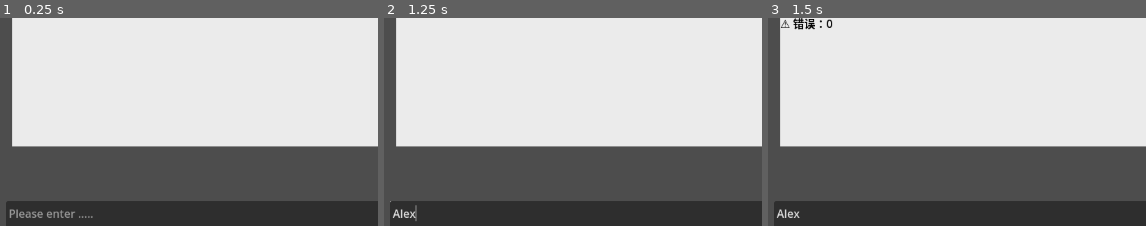
Above: before the commit, frames 1-3 (left to right).
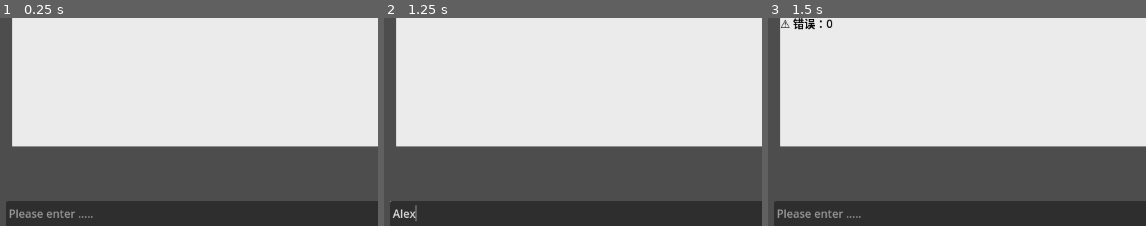
Above: after the commit, the same moments.

Repository: LOJINKAI/fyp-test
Game: Godot game, scene res://scene/ai_chat.tscn
The game is run twice, just before and just after one commit, with the same random seed, the same clock (stepped at 60 frames per second) and the same inputs.
Inputs (mouse positions are % of the whole screen's width and height, from its top left):
- Up to frame 1 (0.25 s): no input
- Up to frame 2 (1.25 s): click (50, 69) at 0.52 s; type "Alex" at 0.6 s
- Up to frame 3 (1.5 s): click "Send" at 1.25 s
The pictures show only the part of the screen within x 0-50%, y 2-52%; the shares and areas given below are measured in that part.

Frames 1-2 are identical in both runs. In frame 3, 0.4% of the frame differs, in the area x 2-25%, y 91-97%.

Commit message:
gemini 可连接对话 mobile

Diff:
--- a/scene/ai_chat.gd
+++ b/scene/ai_chat.gd
@@ -5,13 +5,17 @@
 @onready var send_button := $"Button"   # 发送按钮
 
 var http := HTTPRequest.new()
-var ai_full_response := ""      # 存放AI完整回答
-var ai_current_index := 0       # 当前显示到第几个字符
-var typing_speed := 0.03        # 打字速度（秒/字）
-var typing_timer: Timer         # ✅ 指定类型为 Timer
+var ai_full_response := ""
+var ai_current_index := 0
+var typing_speed := 0.03
+var typing_timer: Timer
+
+# ✅ 维持整段对话历史
+var chat_history := []
 
 # ✅ Gemini API Key
 var API_KEY := "AIzaSyDq9O8nqRYwN64S6MALo3TsxTGVnan6jec"
+
 
 func _ready():
 	add_child(http)
@@ -23,29 +27,43 @@
 	typing_timer.connect("timeout", Callable(self, "_on_typing_timer_timeout"))
 	add_child(typing_timer)
 
+
 func _process(delta):
 	if Input.is_action_just_pressed("ui_accept"):
 		_on_button_pressed()
+
 
 func _on_button_pressed():
 	var user_text = input_box.text.strip_edges()
 	if user_text == "":
 		return
 
+	# ✨ 玩家发送内容加入历史
+	chat_history.append({"role": "user", "text": user_text})
+	print(chat_history)
+
+	# ✨ 限制历史长度（避免 token 爆炸）
+	if chat_history.size() > 10:
+		chat_history.pop_front()
+
 	output_box.text = "🤖 AI 正在思考中..."
-	send_message(user_text)
+	send_message()
 
-func send_message(user_text: String):
-	# ✅ Gemini endpoint（目前固定使用 gemini-pro 模型）
-	var url = "https://generativelanguage.googleapis.com/v1beta/models/gemini-2.5-flash:generateContent?key=" + API_KEY
+	input_box.text = ""   # 清空输入框
 
-	# ✅ Gemini API 需要的 body 格式
+
+func send_message():
+	var url = "https://generativelanguage.googleapis.com/v1beta/models/gemini-2.5-flash-lite:generateContent?key=" + API_KEY
+
+	# ✨ 重新格式化为 Gemini 所需结构
+	var parts_array = []
+	for msg in chat_history:
+		parts_array.append({"text": msg["text"]})
+
 	var body = {
 		"contents": [
 			{
-				"parts": [
-					{"text": user_text}
-				]
+				"parts": parts_array
 			}
 		]
 	}
@@ -56,6 +74,7 @@
 
 	http.request(url, headers, HTTPClient.METHOD_POST, JSON.stringify(body))
 
+
 func _on_request_completed(result, response_code, headers, body):
 	if response_code != 200:
 		output_box.text = "⚠️ 错误：" + str(response_code)
@@ -65,13 +84,22 @@
 	var body_text = body.get_string_from_utf8()
 	var json = JSON.parse_string(body_text)
 
-	# ✅ Gemini 的回应结构不同于 Ollama，要这样解析
 	if typeof(json) == TYPE_DICTIONARY and json.has("candidates"):
 		var candidates = json["candidates"]
 		if candidates.size() > 0 and candidates[0].has("content"):
 			var parts = candidates[0]["content"]["parts"]
 			if parts.size() > 0 and parts[0].has("text"):
-				ai_full_response = parts[0]["text"].strip_edges()
+				var ai_text = parts[0]["text"].strip_edges()
+
+				# ✨ AI 回答加入历史
+				chat_history.append({"role": "assistant", "text": ai_text})
+
+				# ✨ 限制历史长度
+				if chat_history.size() > 10:
+					chat_history.pop_front()
+
+				# ✨ 开启打字效果
+				ai_full_response = ai_text
 				output_box.text = ""
 				ai_current_index = 0
 				typing_timer.start()
@@ -79,6 +107,7 @@
 
 	output_box.text = "😕 无法解析 AI 回复"
 
+
 func _on_typing_timer_timeout():
 	if ai_current_index < ai_full_response.length():
 		output_box.text += ai_full_response[ai_current_index]
